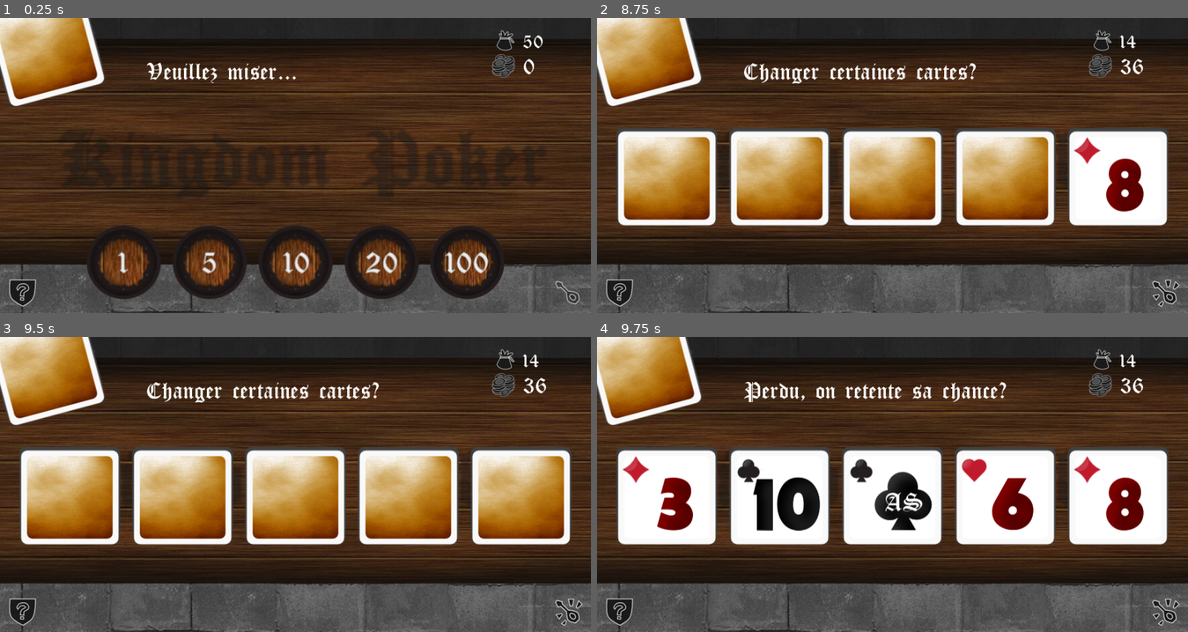
Above: before the commit, frames 1-4 (two rows, left to right).
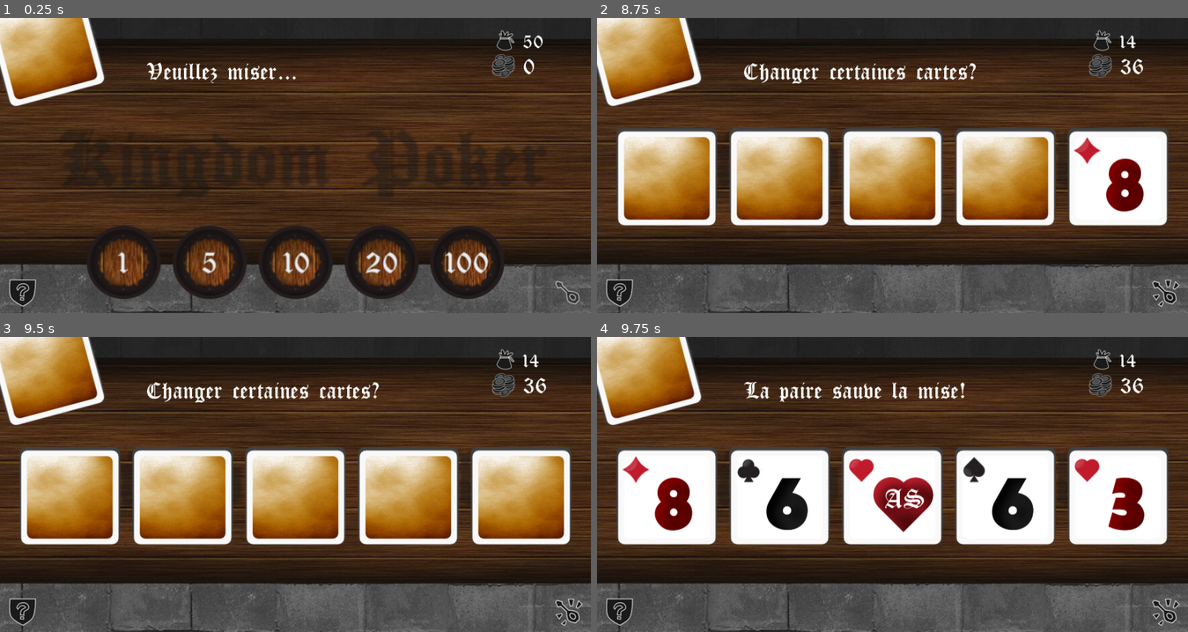
Above: after the commit, the same moments.

Repository: ubermanu/kingdom-poker
Game: Godot game, scene res://Game.tscn
Two runs of this game, one before a commit and one after it. Both use one fixed random seed, a clock stepped at 60 frames per second and the inputs below.
Inputs (mouse positions are in pixels of both pictures, inside the frame that each line leads up to):
- Up to frame 1 (0.25 s): no input
- Up to frame 2 (8.75 s): tap Enter at 0.5, 2.75, 5.75 s; drag from (1164, 292) to (620, 292) at 0.52 s; tap Space at 1.25, 5, 6.5 s; drag from (721, 262) to (1164, 292) at 1.27 s; move the mouse to (803, 262) at 2.02 s; click (803, 262) at 2.17 s; drag from (892, 262) to (620, 292) at 2.77 s; drag from (981, 262) to (644, 50) at 3.52 s; drag from (1063, 262) to (644, 50) at 4.27 s; click (644, 50) at 5.17 s; drag from (667, 177) to (774, 180) at 5.77 s; drag from (780, 177) to (1164, 292) at 6.52 s; drag from (892, 177) to (1164, 292) at 7.27 s; move the mouse to (1004, 177) at 8.02 s; click (1004, 177) at 8.17 s
- Up to frame 3 (9.5 s): drag from (520, 496) to (23, 611) at 8.77 s
- Up to frame 4 (9.75 s): drag from (644, 369) to (1164, 611) at 9.52 s

Frames 1-3 are identical in both runs. In frame 4, 6.2% of the frame differs, in the area x 9-93%, y 15-67%.

Commit message:
Update cards on the 2nd step

Diff:
--- a/Game.gd
+++ b/Game.gd
@@ -34,12 +34,12 @@
 func runtime():
 	# Reset setup
 	set_bank(bank)
-	set_pot(pot)
+	set_pot(0)
 	$TokenList.visible = false
 	$Board.visible = false
 	flip_cards(true)
 	shuffle()
-	update_cards()
+	update_card_ids(cards.slice(0, 4))
 
 	# Show token list
 	$Message.text = "Veuillez miser..."
@@ -58,6 +58,7 @@
 	yield(self, "step_finished")
 
 	# Resolve result code, message and bonus
+	update_card_ids(cards.slice(4, 9))
 	flip_cards(false)
 	var result = Combo.get_combination_code(get_card_ids())
 	$Message.text = Combo.Messages[result]
@@ -79,13 +80,18 @@
 		$Board/Card5.id
 	]
 
-func update_cards():
-	var ids = cards.slice(0, 4)
-	$Board/Card.id = ids[0]
-	$Board/Card2.id = ids[1]
-	$Board/Card3.id = ids[2]
-	$Board/Card4.id = ids[3]
-	$Board/Card5.id = ids[4]
+# Update selected cards
+func update_card_ids(ids):
+	if $Board/Card.flipped:
+		$Board/Card.id = ids[0]
+	if $Board/Card2.flipped:
+		$Board/Card2.id = ids[1]
+	if $Board/Card3.flipped:
+		$Board/Card3.id = ids[2]
+	if $Board/Card4.flipped:
+		$Board/Card4.id = ids[3]
+	if $Board/Card5.flipped:
+		$Board/Card5.id = ids[4]
 
 func flip_cards(flipped):
 	$Board/Card.flipped = flipped
